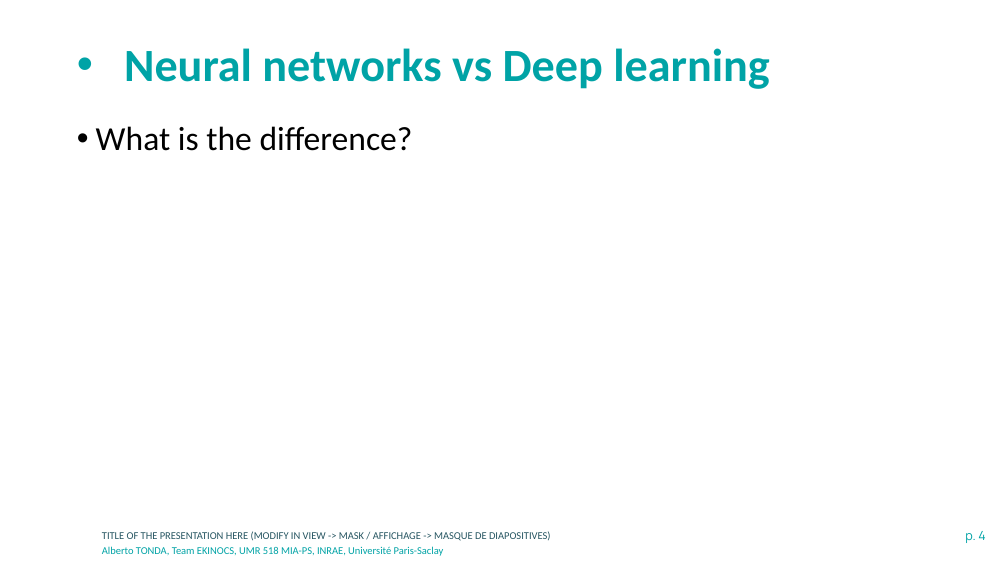
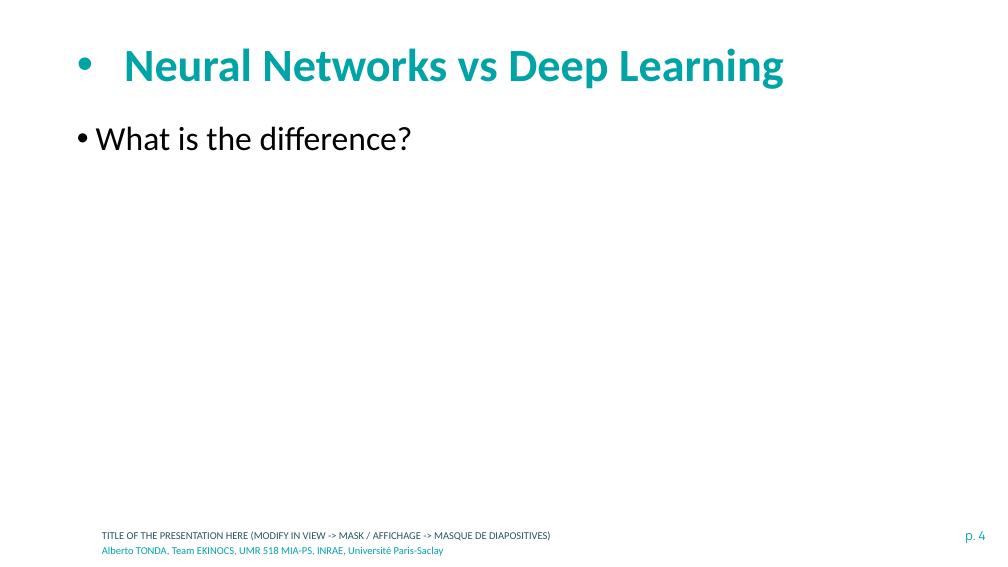
Before and after one commit to albertotonda/teaching, a slide deck: slide 4 of deep-learning-in-practice-with-pytorch/1-intermediate-pytorch.pptx. Drawn at 1008x567 pixels with LibreOffice and Linux fonts; fonts in the diff are those of the drawing; background and template pictures are left out. Boxes give left, top, right and bottom in pixels: in the first picture for what was removed or moved away, otherwise in the second. Text is boxed around its words. In the diff, an @@ line names an element or a change of style, - is before the commit and + after.

```diff
--- a/deep-learning-in-practice-with-pytorch/1-intermediate-pytorch.pptx
+++ b/deep-learning-in-practice-with-pytorch/1-intermediate-pytorch.pptx
@@ title at bbox=[124, 48, 784, 89]: text changed @@
-• Neural networks vs Deep learning
+• Neural Networks vs Deep Learning
```
Also in this commit, not shown: 2 other slides changed, 1 slide added, 4 other files.
